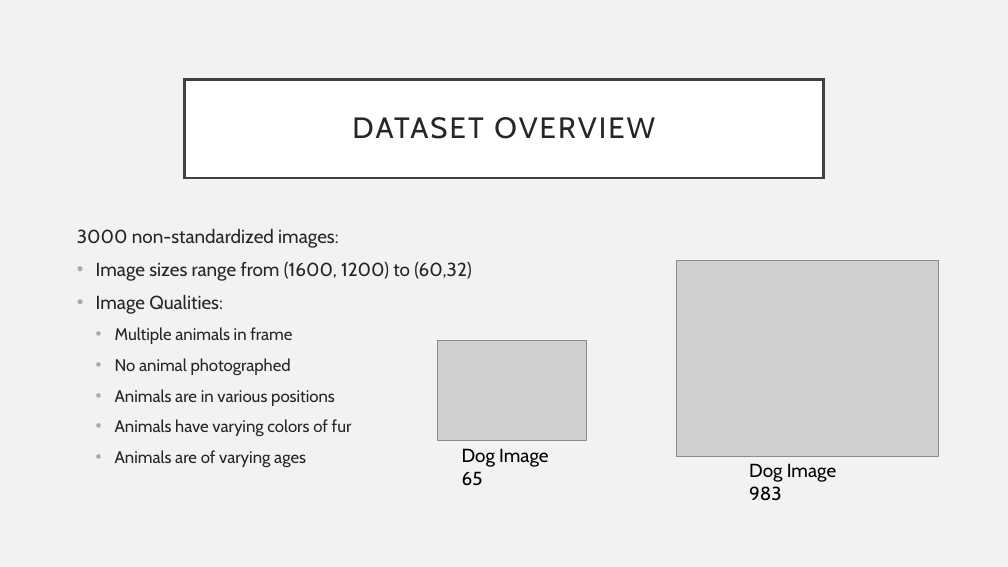
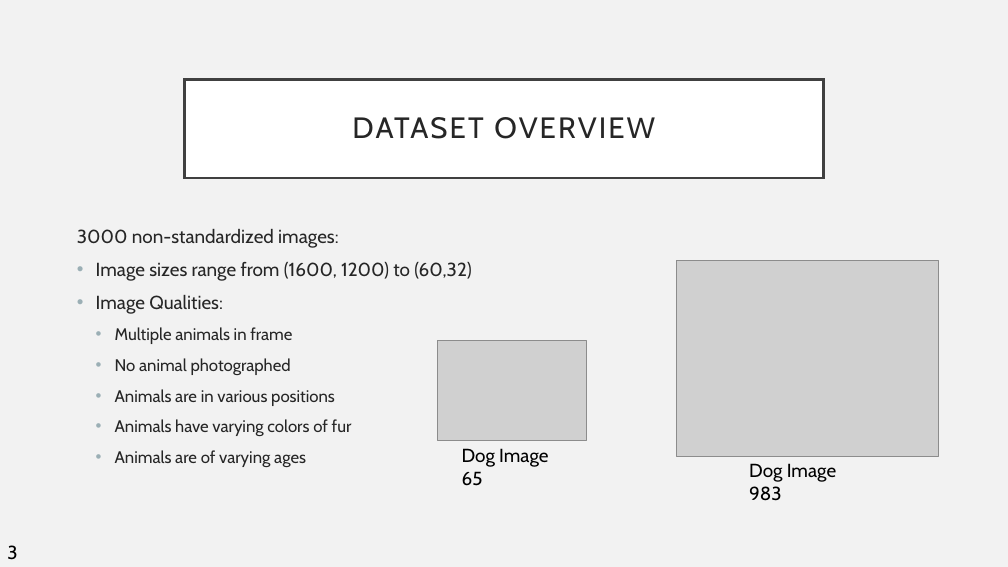
Before and after one commit to EZRA-DVLPR/MachineLearning-Comp542, a slide deck: slide 4 of group_proj/presentations/projPres1.pptx. Drawn at 1008x567 pixels with LibreOffice and Linux fonts; fonts in the diff are those of the drawing; grey boxes stand for pictures. Boxes give left, top, right and bottom in pixels: in the first picture for what was removed or moved away, otherwise in the second. Text is boxed around its words. In the diff, an @@ line names an element or a change of style, - is before the commit and + after.

```diff
--- a/group_proj/presentations/projPres1.pptx
+++ b/group_proj/presentations/projPres1.pptx
@@ text added at (7,545,17,560), 18 pt, text #000000 @@
+3
```
Also in this commit, not shown: 4 other slides changed, 3 other files.
